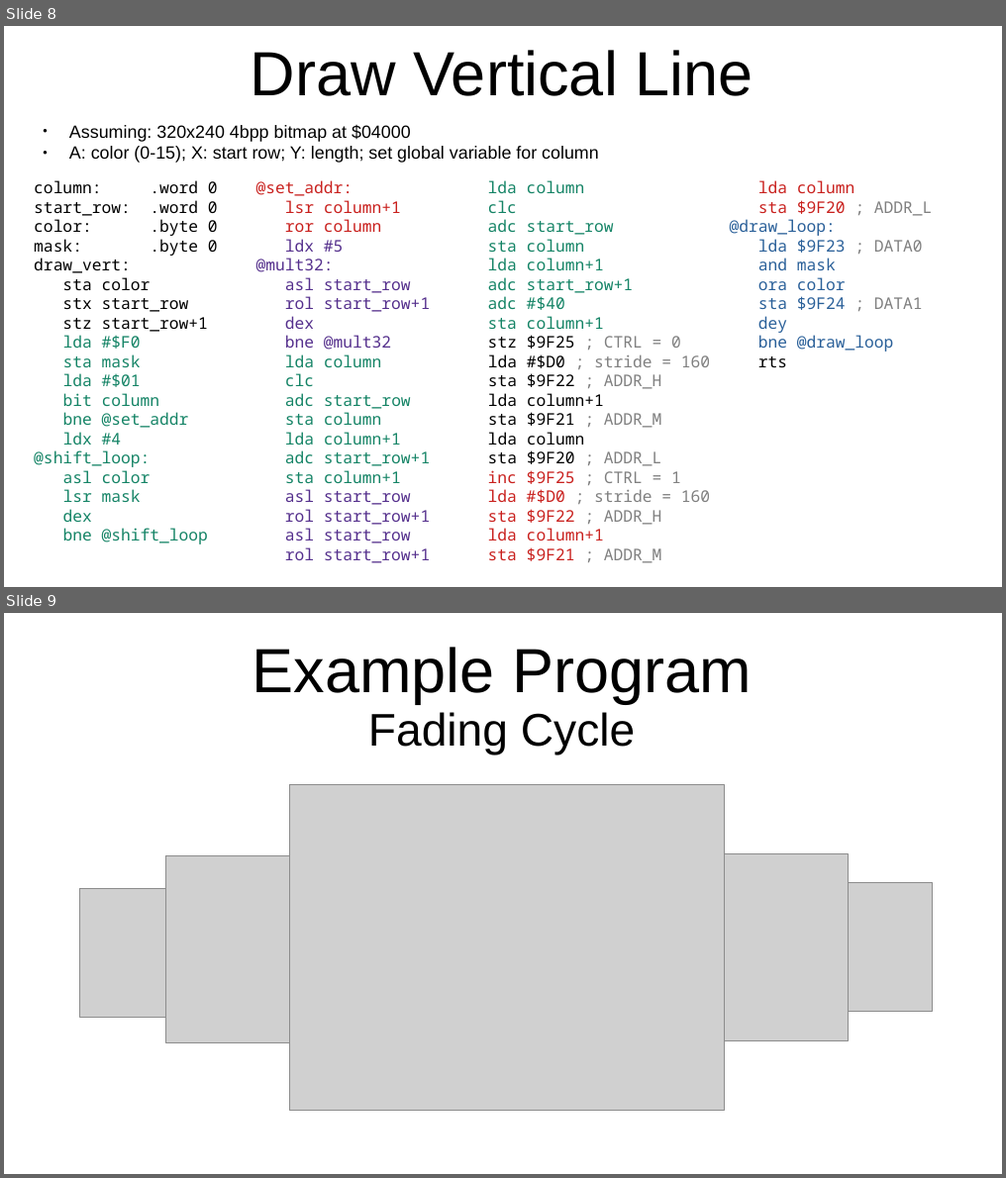
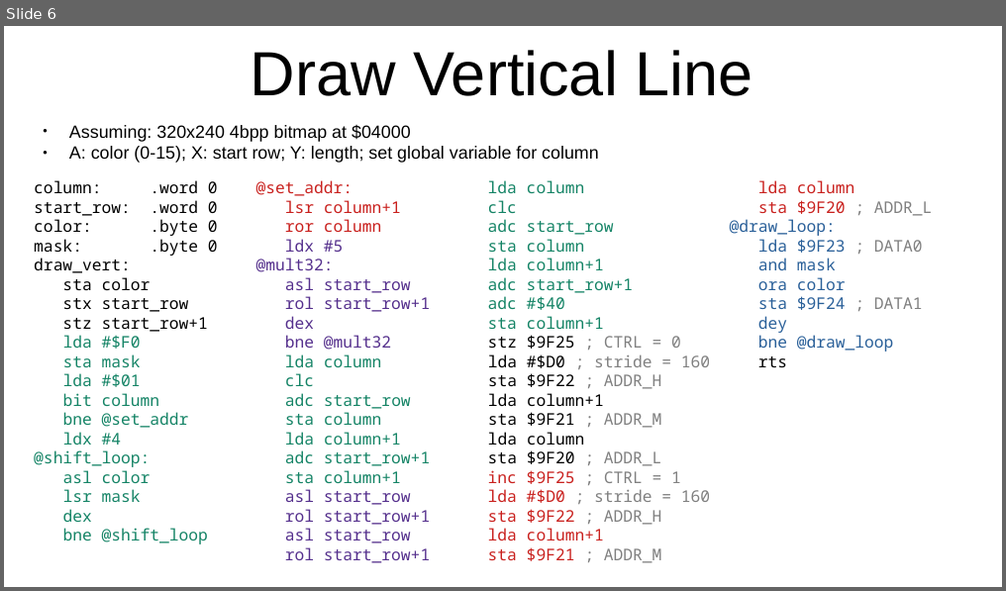
Before and after one commit to SlithyMatt/x16-assembly-tutorial, a slide deck: Lesson16/Lesson16.odp. Shown one above the other, each under a label of ours: slides 8 and 9 before the commit, slide 6 after it. The pictures are 1006x1178 and 1006x591 pixels, drawn with LibreOffice and Linux fonts; fonts in the diff are those of the drawing; grey boxes stand for pictures. Boxes give left, top, right and bottom in pixels: in the first picture for what was removed or moved away, otherwise in the second. Text is boxed around its words. In the diff, an @@ line names an element or a change of style, - is before the commit and + after.

```diff
--- a/Lesson16/Lesson16.odp
+++ b/Lesson16/Lesson16.odp
@@ slide 9 removed at box(4, 613, 1002, 1174), background #FFFFFF @@
@@ title removed at box(252, 647, 751, 756) @@
-Example Program
-Fading Cycle
@@ picture removed at box(290, 785, 724, 1111) @@
@@ picture removed at box(166, 856, 416, 1043) @@
@@ picture removed at box(598, 854, 847, 1042) @@
@@ picture removed at box(79, 888, 252, 1017) @@
@@ picture removed at box(761, 882, 933, 1011) @@
@@ what was slide 8 is now slide 6 @@
```
Also in this commit, not shown: 1 slide changed, 5 slides added, 6 other slides removed.
